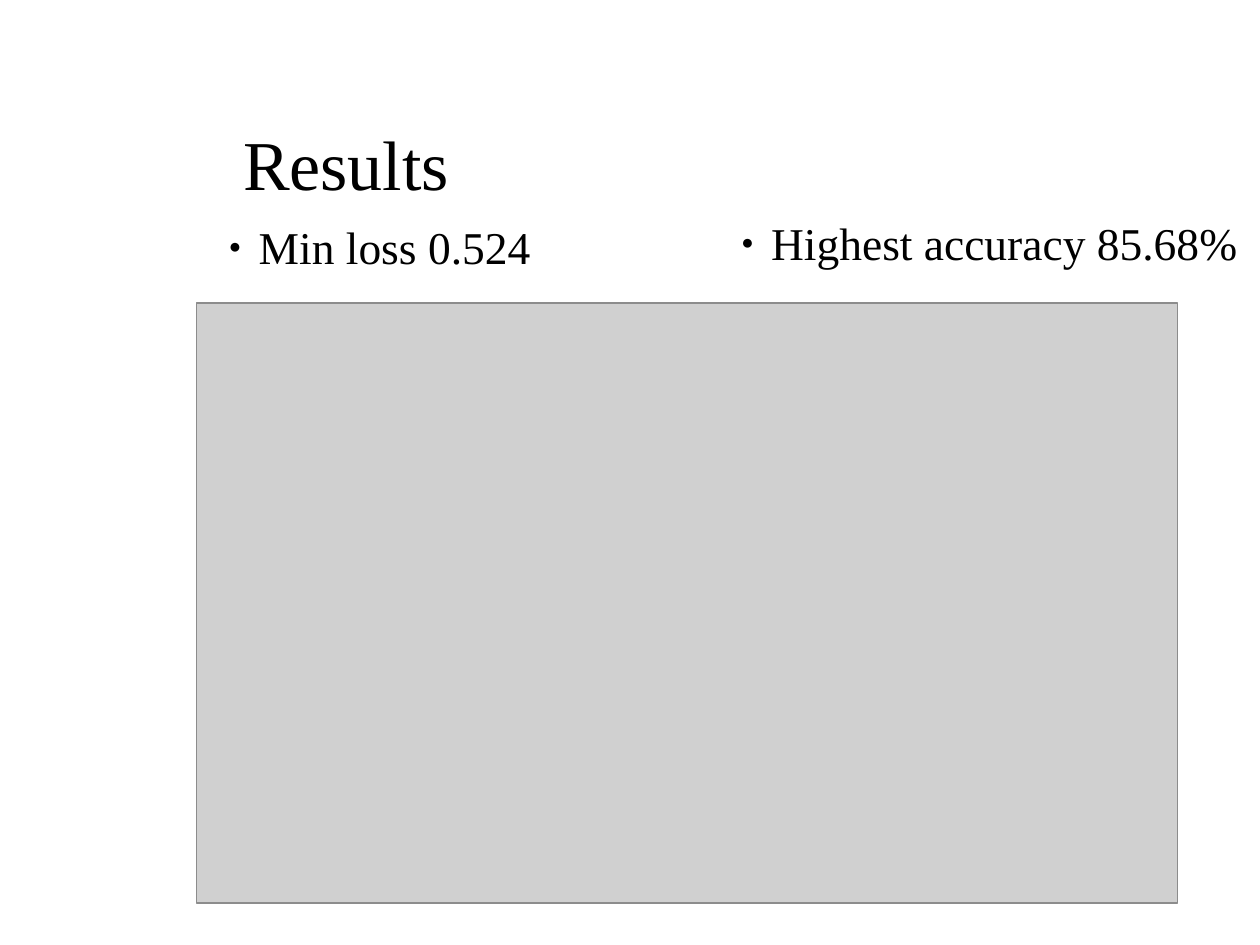
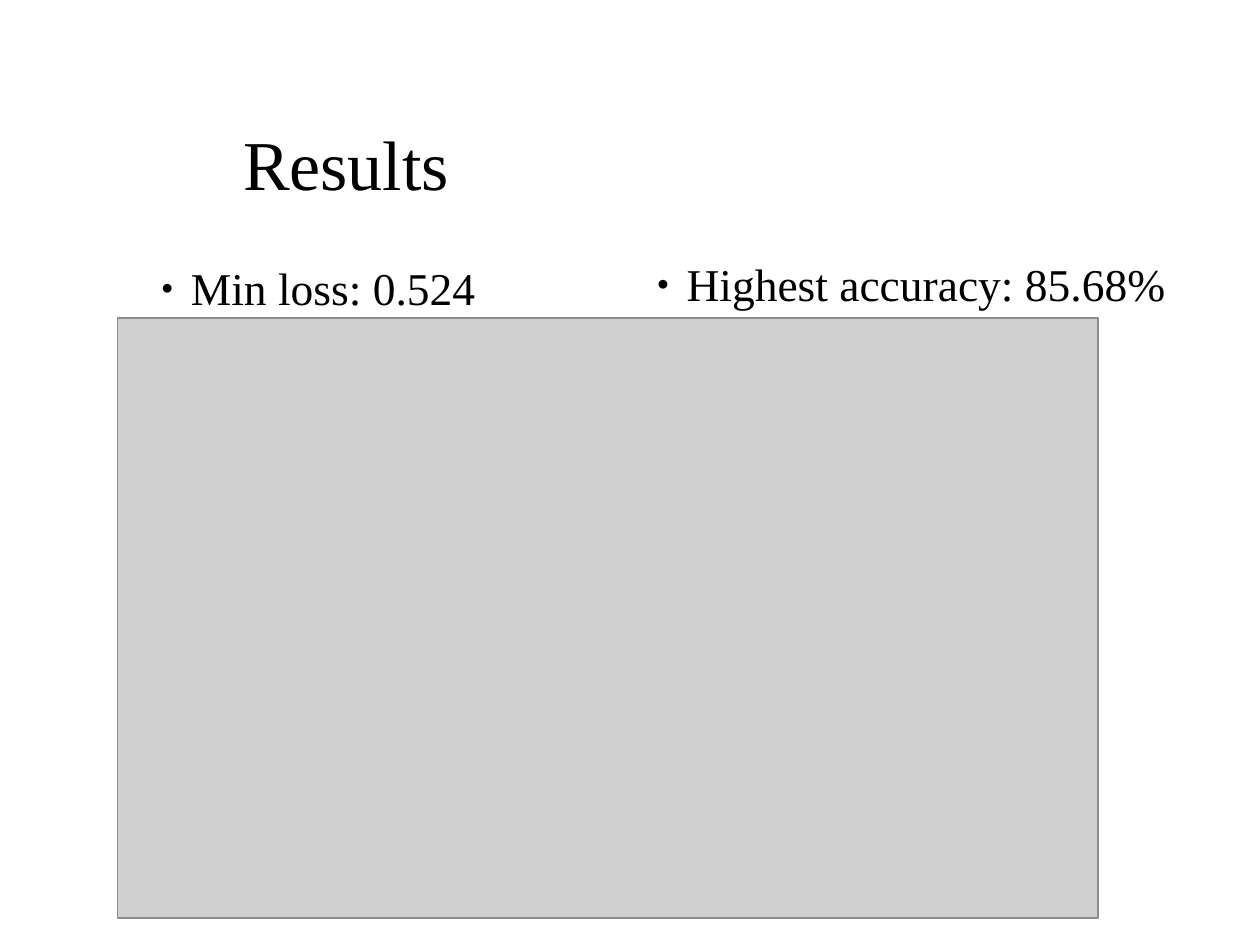
Before and after one commit to aaaaarvi/Projektarbete17, a slide deck: slide 8 of presentation/presentation.odp. Drawn at 1260x945 pixels with LibreOffice and Linux fonts; fonts in the diff are those of the drawing; grey boxes stand for pictures; background and template pictures are left out. Boxes give left, top, right and bottom in pixels: in the first picture for what was removed or moved away, otherwise in the second. Text is boxed around its words. In the diff, an @@ line names an element or a change of style, - is before the commit and + after.

Commit message:
added images to presentation

```diff
--- a/presentation/presentation.odp
+++ b/presentation/presentation.odp
@@ text at <box>687,269,1165,310</box>: text changed @@
-● Highest accuracy 85.68%
+● Highest accuracy: 85.68%
@@ text at <box>191,273,475,306</box>: text changed @@
-● Min loss 0.524
+● Min loss: 0.524
@@ picture: place and size @@
-picture at <box>197,304,1177,903</box>
+picture at <box>117,318,1097,917</box>
```
Also in this commit, not shown: 4 other slides changed, 3 slides added, 2 slides removed, 17 other files.
